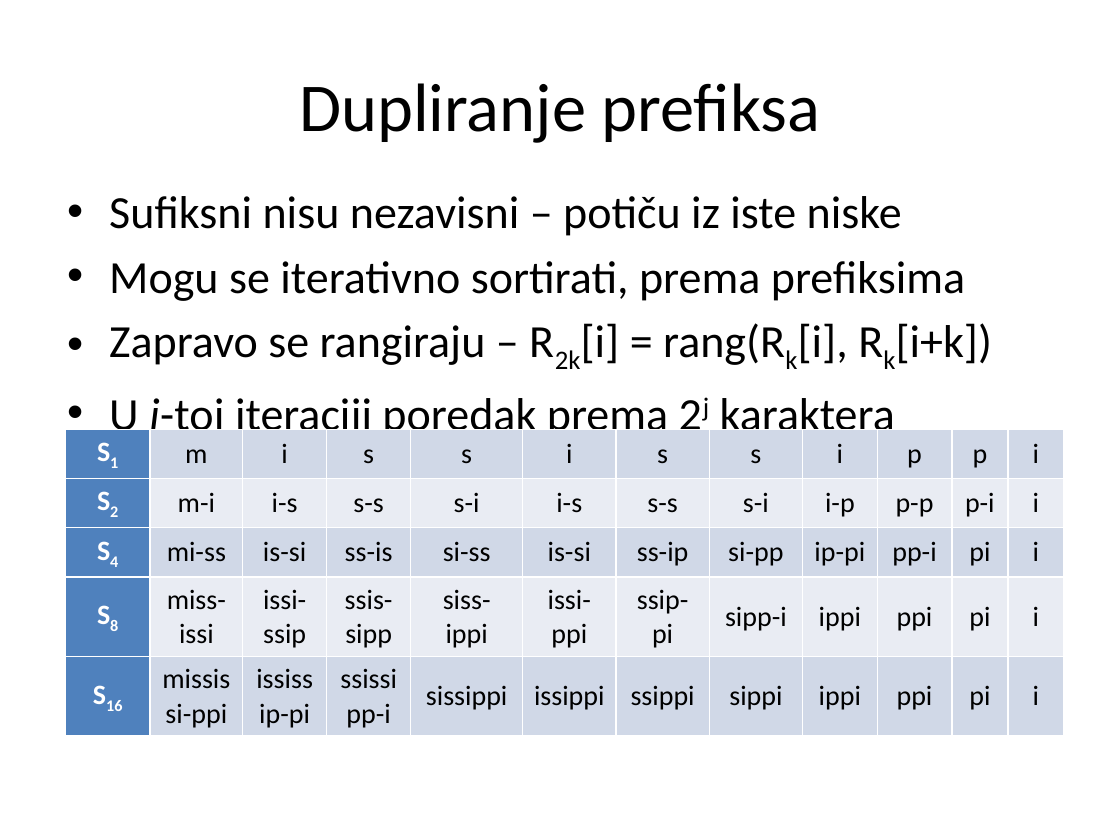
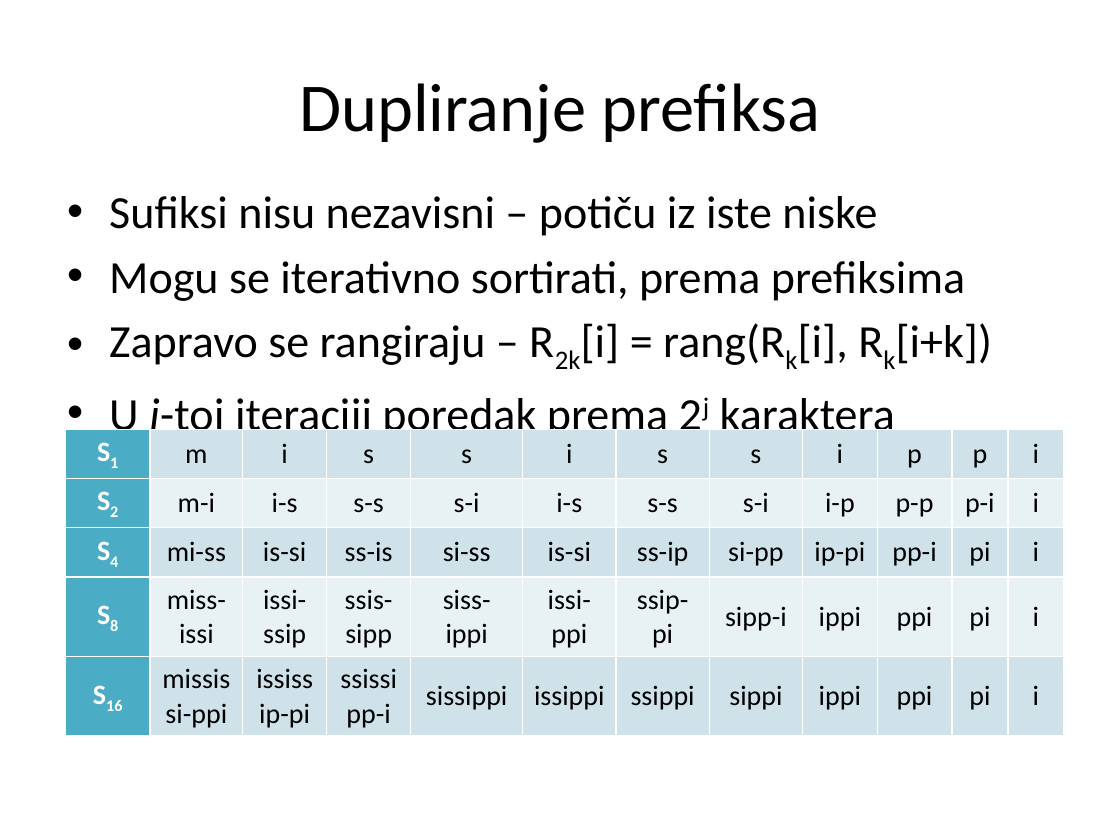
Before and after one commit to matfija/Sufiksni-niz, a slide deck: slide 11 of seminar/sufiksni.pptx. Drawn at 1120x840 pixels with LibreOffice and Linux fonts; fonts in the diff are those of the drawing. Boxes give left, top, right and bottom in pixels: in the first picture for what was removed or moved away, otherwise in the second. Text is boxed around its words. In the diff, an @@ line names an element or a change of style, - is before the commit and + after.

```diff
--- a/seminar/sufiksni.pptx
+++ b/seminar/sufiksni.pptx
@@ text at [109,196,877,236]: text changed @@
-• Sufiksni nisu nezavisni – potiču iz iste niske
+• Sufiksi nisu nezavisni – potiču iz iste niske
@@ table at [65,429,1064,732] @@
@@ fill #4F81BD to #4BACC6 in 5 cells @@
@@ fill #D0D8E8 to #D0E3EA in 33 cells @@
@@ fill #E9EDF4 to #E9F1F5 in 22 cells @@
```
Also in this commit, not shown: 4 other slides changed, 4 slides added, 4 other files.
